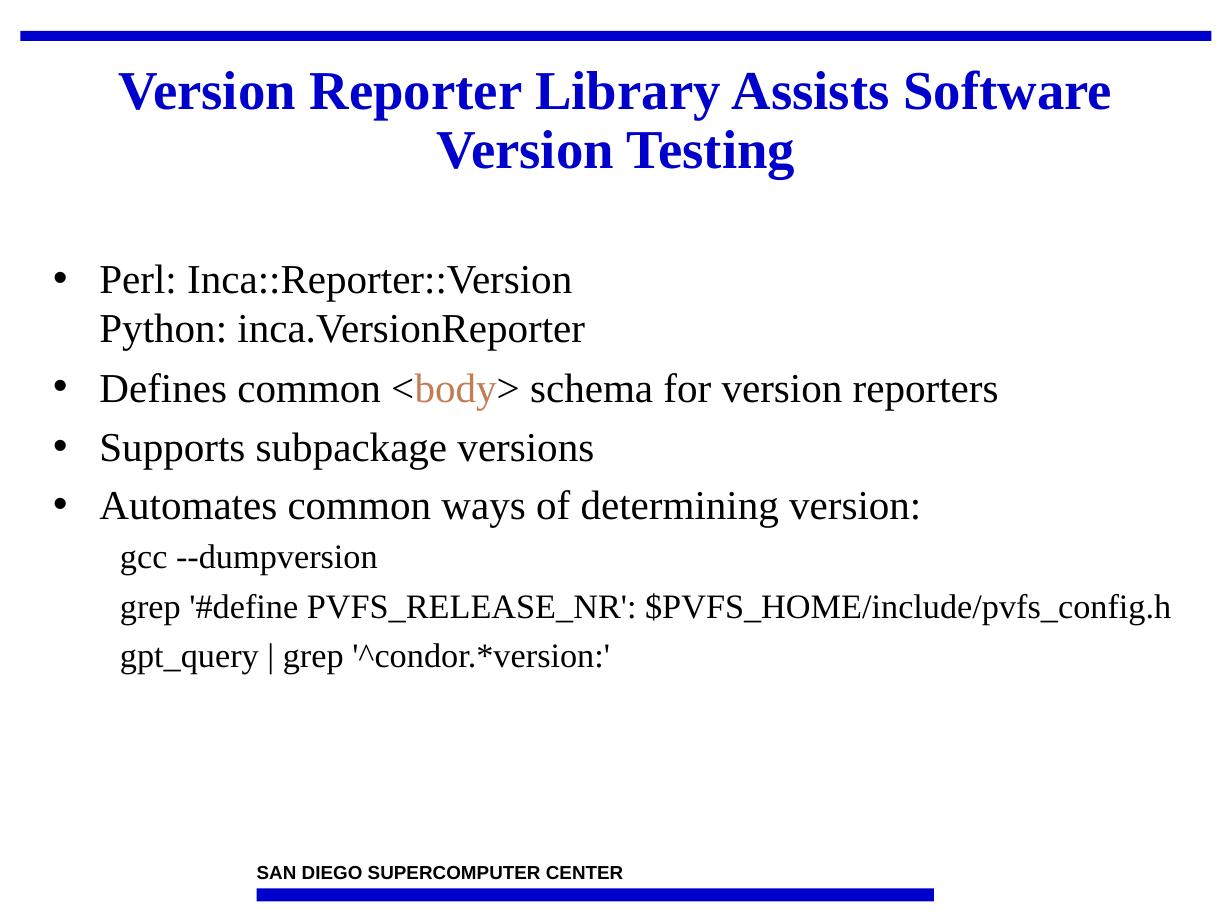
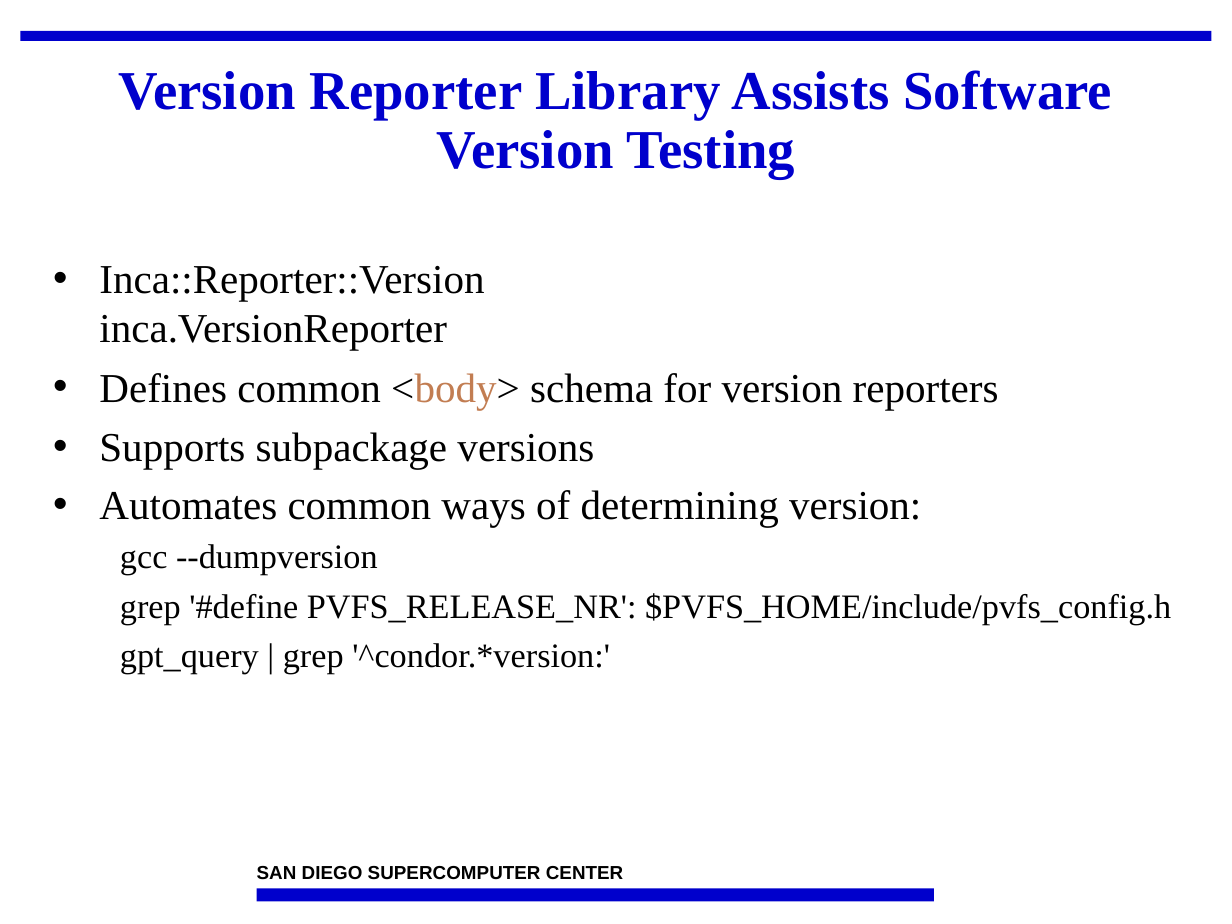
Before and after one commit to IncaProject/inca-xsede, a slide deck: slide 14 of talks/2008workshop/incaReporters.ppt. Drawn at 1232x924 pixels with LibreOffice and Linux fonts; fonts in the diff are those of the drawing; background and template pictures are left out. Boxes give left, top, right and bottom in pixels: in the first picture for what was removed or moved away, otherwise in the second. Text is boxed around its words. In the diff, an @@ line names an element or a change of style, - is before the commit and + after.

```diff
--- a/talks/2008workshop/incaReporters.ppt
+++ b/talks/2008workshop/incaReporters.ppt
@@ text at bbox=[99, 266, 484, 350]: text changed @@
-• Perl: Inca::Reporter::Version
-  Python: inca.VersionReporter
+• Inca::Reporter::Version
+  inca.VersionReporter
```
Also in this commit, not shown: 18 other slides changed, 1 slide added, 1 slide removed, 1 other file.
